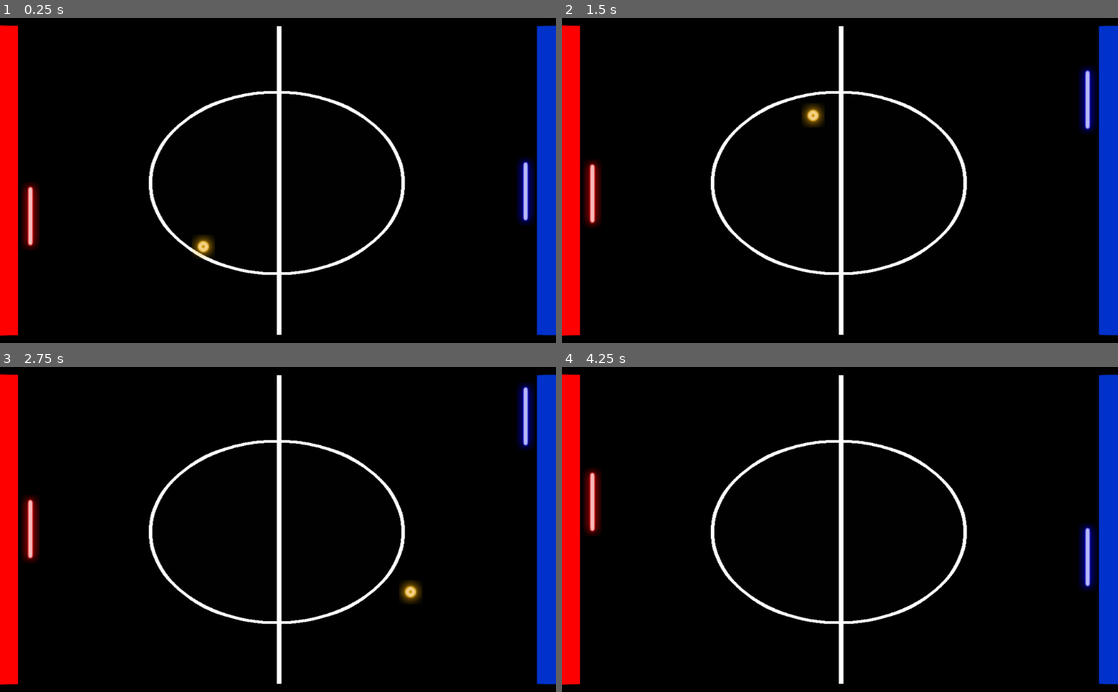
Above: before the commit, frames 1-4 (two rows, left to right).
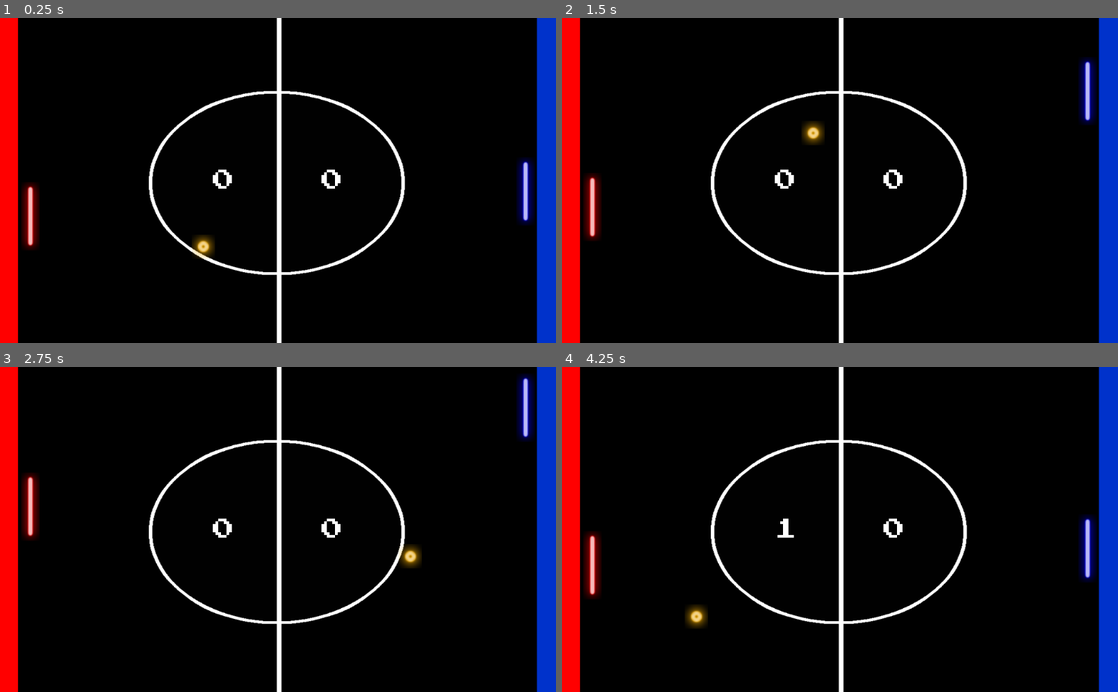
Above: after the commit, the same moments.

Repository: MeCodeMyself/godotpong
Game: Godot game, scene res://World.tscn
Same seed, same stepped clock (60 frames per second), same inputs: the game is played once before the commit and once after it. The engine's default icon, where the game draws it, is replaced by a stand-in: a white triangle on a blue panel in a dark square.
Inputs:
- Up to frame 1 (0.25 s): no input
- Up to frame 2 (1.5 s): hold Up (ui_up) 0.53-1.28 s; hold Down (ui_down) from 1.28 s (still down)
- Up to frame 3 (2.75 s): release Down (ui_down) at 2.03 s; hold Up (ui_up) from 2.03 s (still down)
- Up to frame 4 (4.25 s): release Up (ui_up) at 3.53 s; hold Down (ui_down) from 3.53 s (still down)

The runs differ from the first frame. In frame 1, 0.6% of the frame differs, in the area x 0-100%, y 0-100%; in frame 2, 1.6%; in frame 3, 1.8%; in frame 4, 2.3%.

Commit message:
Finished score counter?
I implemented labels and finished the code that displays the current score. The font is a little big though, might lower it. Also thinking about sound effects, but all of these things steer away from the tutorial.

Diff:
--- a/GodotPong/World.gd
+++ b/GodotPong/World.gd
@@ -1,16 +1,17 @@
 extends Node
 
-
-# Declare member variables here. Examples:
-# var a = 2
-# var b = "text"
+var PlayerScore = 0
+var OpponentScore = 0
 
 
-# Called when the node enters the scene tree for the first time.
-func _ready():
-	pass # Replace with function body.
+func _on_Left_body_entered(body):
+	$Ball.position = Vector2(312,512)
+	PlayerScore += 1
 
+func _on_Right_body_entered(body):
+	$Ball.position = Vector2(312,512)
+	OpponentScore += 1
 
-# Called every frame. 'delta' is the elapsed time since the previous frame.
-#func _process(delta):
-#	pass
+func _process(delta):
+	$PlayerScore.text = str(PlayerScore)
+	$OpponentScore.text = str(OpponentScore)
--- a/GodotPong/World.tscn
+++ b/GodotPong/World.tscn
@@ -7,6 +7,12 @@
 [ext_resource path="res://Ball.tscn" type="PackedScene" id=5]
 [ext_resource path="res://AnyConv.com__Hohoemi no Bakudan [Chiptune] - Yuyu Hakusho OP.ogg" type="AudioStream" id=6]
 [ext_resource path="res://Opponent.gd" type="Script" id=7]
+[ext_resource path="res://World.gd" type="Script" id=8]
+[ext_resource path="res://Pong_graphics/PressStart2P-vaV7.ttf" type="DynamicFontData" id=9]
+
+[sub_resource type="DynamicFont" id=6]
+size = 40
+font_data = ExtResource( 9 )
 
 [sub_resource type="CapsuleShape2D" id=3]
 radius = 8.0
@@ -18,12 +24,40 @@
 [sub_resource type="CapsuleShape2D" id=4]
 height = 92.0
 
+[sub_resource type="RectangleShape2D" id=5]
+extents = Vector2( 56, 276.939 )
+
 [node name="World" type="Node"]
+script = ExtResource( 8 )
 
 [node name="Background" type="Sprite" parent="."]
 position = Vector2( 512, 300 )
 scale = Vector2( 1.06667, 0.833333 )
 texture = ExtResource( 2 )
+
+[node name="PlayerScore" type="Label" parent="."]
+anchor_right = 1.0
+anchor_bottom = 1.0
+margin_left = -200.0
+custom_fonts/font = SubResource( 6 )
+text = "Test"
+align = 1
+valign = 1
+__meta__ = {
+"_edit_use_anchors_": false
+}
+
+[node name="OpponentScore" type="Label" parent="."]
+anchor_right = 1.0
+anchor_bottom = 1.0
+margin_left = 200.0
+custom_fonts/font = SubResource( 6 )
+text = "Test"
+align = 1
+valign = 1
+__meta__ = {
+"_edit_use_anchors_": false
+}
 
 [node name="Player" type="KinematicBody2D" parent="."]
 position = Vector2( 968, 320 )
@@ -43,7 +77,7 @@
 [node name="Borders" type="Node" parent="."]
 
 [node name="TopBorder" type="StaticBody2D" parent="Borders"]
-position = Vector2( 528, -2.84217e-14 )
+position = Vector2( 528, -16 )
 scale = Vector2( 17.3694, 0.465507 )
 __meta__ = {
 "_edit_group_": true
@@ -57,7 +91,7 @@
 texture = ExtResource( 4 )
 
 [node name="BottomBorder" type="StaticBody2D" parent="Borders"]
-position = Vector2( 528, 600 )
+position = Vector2( 528, 616 )
 scale = Vector2( 17.3694, 0.465507 )
 __meta__ = {
 "_edit_group_": true
@@ -73,7 +107,7 @@
 [node name="Ball" parent="." instance=ExtResource( 5 )]
 position = Vector2( 512, 312 )
 
-[node name="AudioStreamPlayer" type="AudioStreamPlayer" parent="."]
+[node name="Music" type="AudioStreamPlayer" parent="."]
 pause_mode = 2
 stream = ExtResource( 6 )
 volume_db = -12.0
@@ -93,3 +127,23 @@
 texture = ExtResource( 1 )
 region_enabled = true
 region_rect = Rect2( 8, 12, 34, 126 )
+
+[node name="Left" type="Area2D" parent="."]
+position = Vector2( -56, 296 )
+__meta__ = {
+"_edit_group_": true
+}
+
+[node name="CollisionShape2D" type="CollisionShape2D" parent="Left"]
+shape = SubResource( 5 )
+
+[node name="Right" type="Area2D" parent="."]
+position = Vector2( 1080, 304 )
+__meta__ = {
+"_edit_group_": true
+}
+
+[node name="CollisionShape2D" type="CollisionShape2D" parent="Right"]
+shape = SubResource( 5 )
+[connection signal="body_entered" from="Left" to="." method="_on_Left_body_entered"]
+[connection signal="body_entered" from="Right" to="." method="_on_Right_body_entered"]
Binary file added: GodotPong/Pong_graphics/PressStart2P-vaV7.ttf
Not shown: 1 places in GodotPong/World.tscn that only renumber resources
